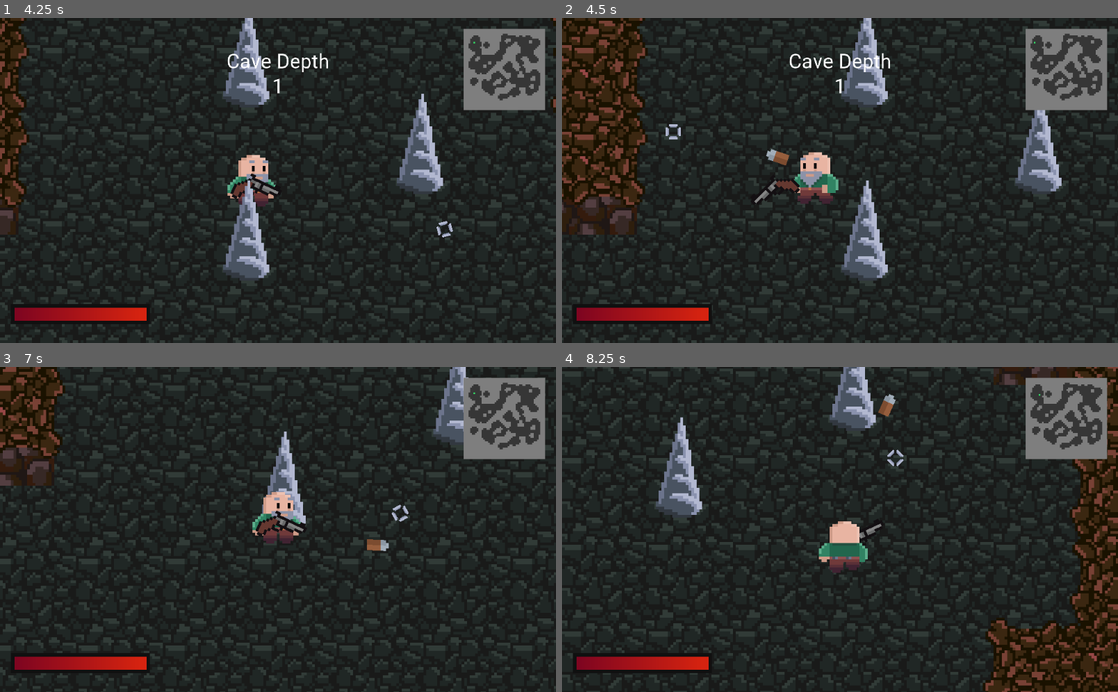
Above: before the commit, frames 1-4 (two rows, left to right).
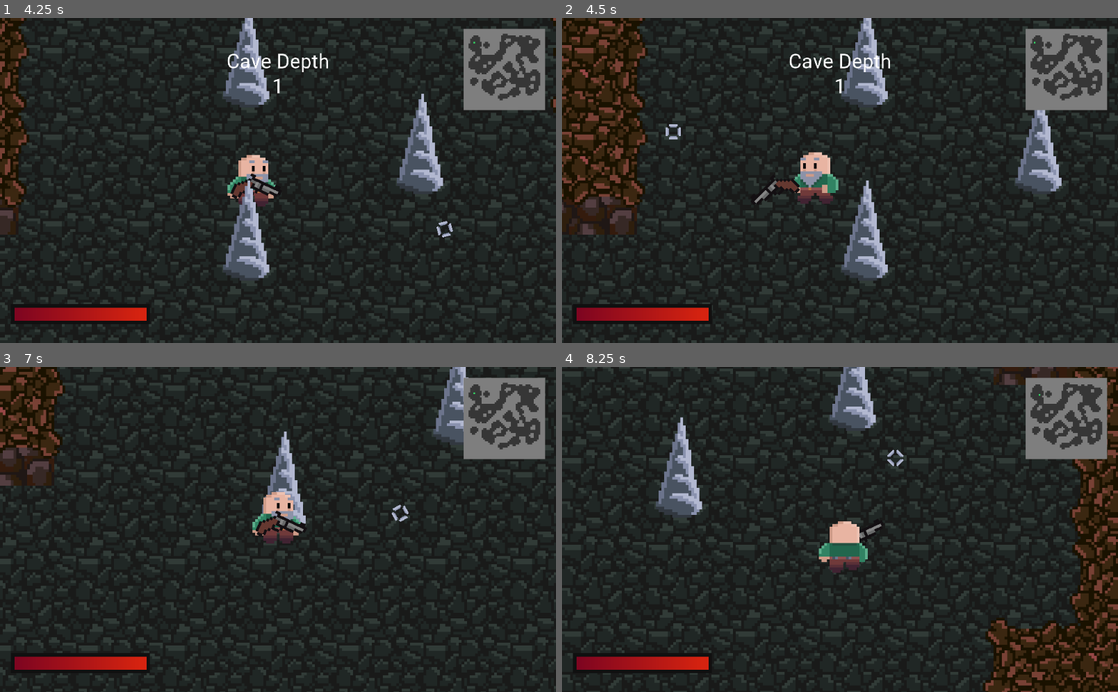
Above: after the commit, the same moments.

Repository: AyUpItsAli/Gunthers-Grotto-Coursework
Game: Godot game, scene res://World/Level/Level.tscn
Same seed, same stepped clock (60 frames per second), same inputs: the game is played once before the commit and once after it.
Inputs (mouse positions are in pixels of both pictures, inside the frame that each line leads up to):
- Up to frame 1 (4.25 s): tap Enter (force_exit_cave) at 0.5 s; move the mouse to (400, 164) at 0.52 s; press the mouse at (400, 164) at 0.53 s; hold D (move_right) 0.53-1.28 s; move the mouse to (166, 196) at 1.27 s; release the mouse at (166, 196) at 1.28 s; hold S (move_down) 1.28-2.03 s; tap 3 (equip_dynamite) at 1.35 s; click (166, 196) at 1.55 s; move the mouse to (333, 109) at 2.02 s; hold D (move_right) 2.03-2.78 s; hold 1 (equip_pickaxe) 2.03-2.78 s; click (333, 109) at 2.3 s; move the mouse to (250, 245) at 2.77 s; hold W (move_up) 2.78-3.53 s; tap 2 (equip_revolver) at 2.85 s; click (250, 245) at 3.05 s; move the mouse to (444, 229) at 3.52 s; press the mouse at (444, 229) at 3.53 s; hold A (move_left) from 3.53 s (still down)
- Up to frame 2 (4.5 s): keep holding A (move_left); move the mouse to (673, 131) at 4.27 s; release the mouse at (673, 131) at 4.28 s; click (673, 131) at 4.35 s
- Up to frame 3 (7 s): move the mouse to (305, 529) at 5.02 s; release A (move_left) at 5.03 s; hold S (move_down) 5.03-5.78 s; hold 3 (equip_dynamite) 5.03-5.78 s; click (305, 529) at 5.3 s; move the mouse to (194, 448) at 5.77 s; hold D (move_right) 5.78-6.53 s; tap 1 (equip_pickaxe) at 5.85 s; click (194, 448) at 6.05 s; move the mouse to (400, 513) at 6.52 s; hold W (move_up) from 6.53 s (still down); hold 2 (equip_revolver) from 6.53 s (still down); click (400, 513) at 6.8 s
- Up to frame 4 (8.25 s): move the mouse to (728, 545) at 7.27 s; release W (move_up) at 7.28 s; release 2 (equip_revolver) at 7.28 s; hold D (move_right) 7.28-8.03 s; click (728, 545) at 7.35 s; move the mouse to (895, 458) at 8.02 s; press the mouse at (895, 458) at 8.03 s; hold S (move_down) from 8.03 s (still down)

Frame 1 is identical in both runs. In frame 2, 0.1% of the frame differs, in the area x 36-41%, y 40-46%; in frame 3, 0.1%, in the area x 66-70%, y 52-57%; in frame 4, 0.1%.

Commit message:
Bullet inventory integration

Diff:
--- a/Actors/Player/Player.gd
+++ b/Actors/Player/Player.gd
@@ -131,12 +131,13 @@
 		yield(player_animations, "animation_finished")
 		attacking = false
 	elif equipped == Tools.REVOLVER:
-		var mouse_pos = get_global_mouse_position()
-		var bullet = BULLET.instance()
-		bullet.position = position
-		bullet.velocity = position.direction_to(mouse_pos)
-		bullet.look_at(mouse_pos)
-		get_parent().add_child(bullet)
+		if PlayerData.remove_item(Globals.ItemIDs.REVOLVER_AMMO):
+			var mouse_pos = get_global_mouse_position()
+			var bullet = BULLET.instance()
+			bullet.position = position
+			bullet.velocity = position.direction_to(mouse_pos)
+			bullet.look_at(mouse_pos)
+			get_parent().add_child(bullet)
 
 # Called when this node detects mouse/keyboard inputs
 func _unhandled_input(event):
